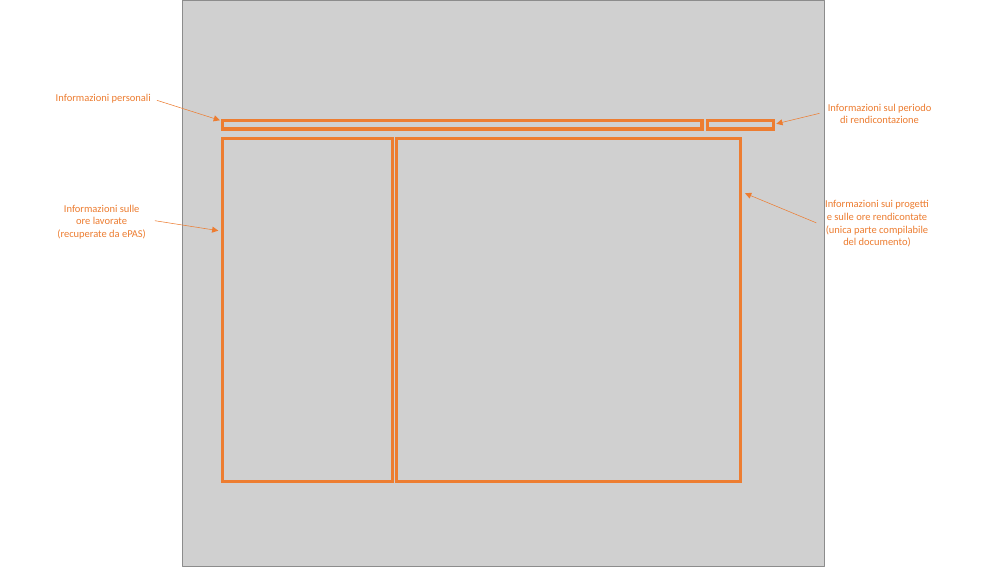
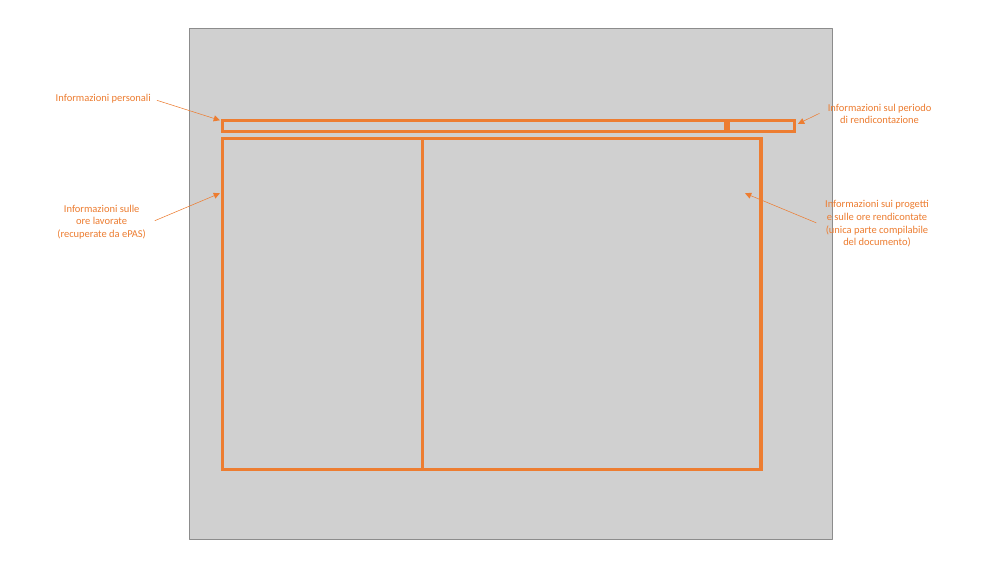
Before and after one commit to consiglionazionaledellericerche/recco-docs, a slide deck: slide 1 of docs/other/emptysheets_sampledata.pptx. Drawn at 1008x567 pixels with LibreOffice and Linux fonts; fonts in the diff are those of the drawing; grey boxes stand for pictures. Boxes give left, top, right and bottom in pixels: in the first picture for what was removed or moved away, otherwise in the second. Text is boxed around its words. In the diff, an @@ line names an element or a change of style, - is before the commit and + after.

```diff
--- a/docs/other/emptysheets_sampledata.pptx
+++ b/docs/other/emptysheets_sampledata.pptx
@@ picture: place and size @@
-picture at (182,0,825,566)
+picture at (190,29,833,540)
@@ arrow moved from (820, 113) - (777, 124) to (820, 113) - (799, 124) @@
@@ rectangle: place and size @@
-rectangle at (223,120,702,129)
+rectangle at (223,121,726,132)
@@ rectangle: place and size @@
-rectangle at (223,138,392,482)
+rectangle at (223,138,423,470)
@@ rectangle: place and size @@
-rectangle at (396,138,741,482)
+rectangle at (423,138,761,470)
@@ rectangle: place and size @@
-rectangle at (708,120,774,129)
+rectangle at (729,121,795,132)
@@ arrow moved from (155, 221) - (219, 231) to (155, 221) - (220, 194) @@
```
Also in this commit, not shown: 12 other files.
